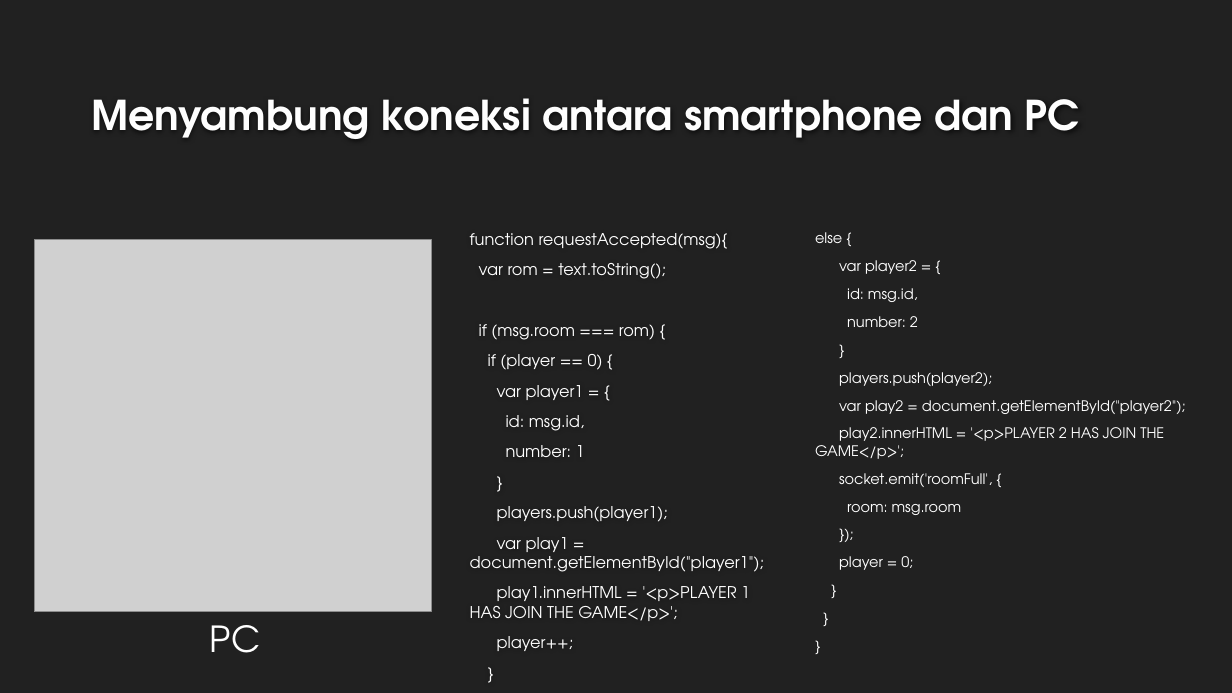
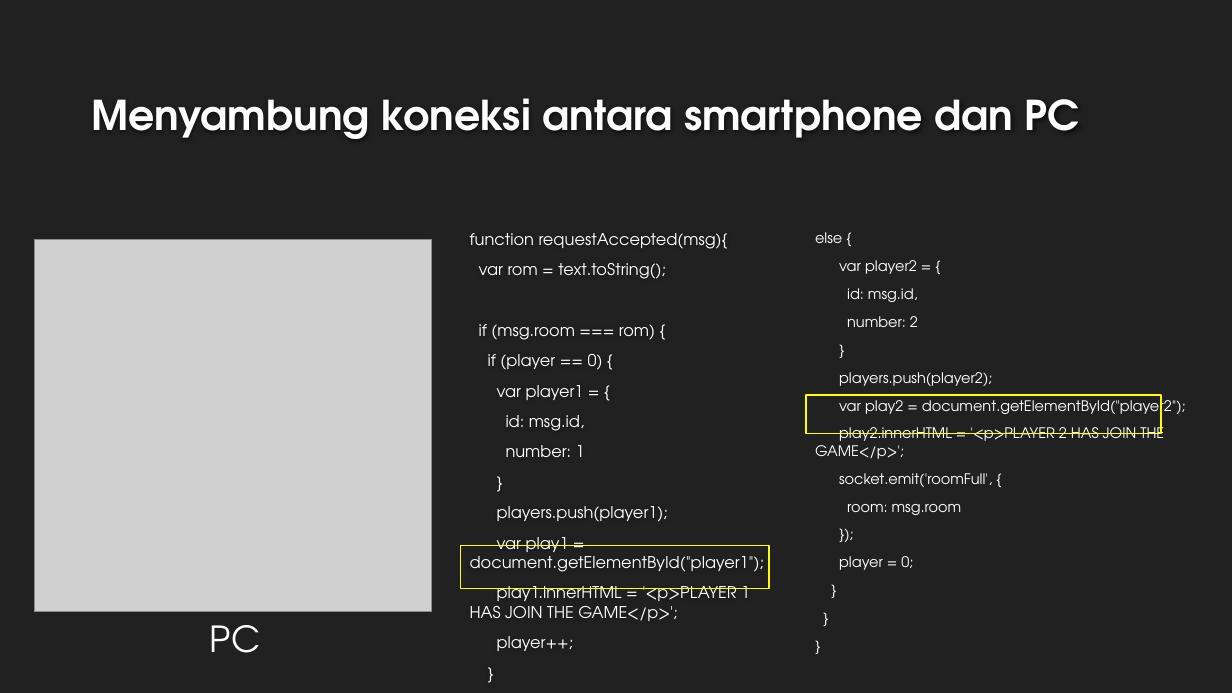
Before and after one commit to priambodop/Skripsi, a slide deck: slide 18 of Slide/slide_sidang.pptx. Drawn at 1232x693 pixels with LibreOffice and Linux fonts; fonts in the diff are those of the drawing; grey boxes stand for pictures; background and template pictures are left out. Boxes give left, top, right and bottom in pixels: in the first picture for what was removed or moved away, otherwise in the second. Text is boxed around its words. In the diff, an @@ line names an element or a change of style, - is before the commit and + after.

```diff
--- a/Slide/slide_sidang.pptx
+++ b/Slide/slide_sidang.pptx
@@ rectangle added at box(806, 395, 1161, 433), outline #FFFF00 1.25 pt @@
@@ rectangle added at box(460, 545, 769, 589), outline #FFFF00 1.25 pt @@
```
Also in this commit, not shown: 6 other slides changed, 10 slides added, 4 slides removed, 5 other files.
